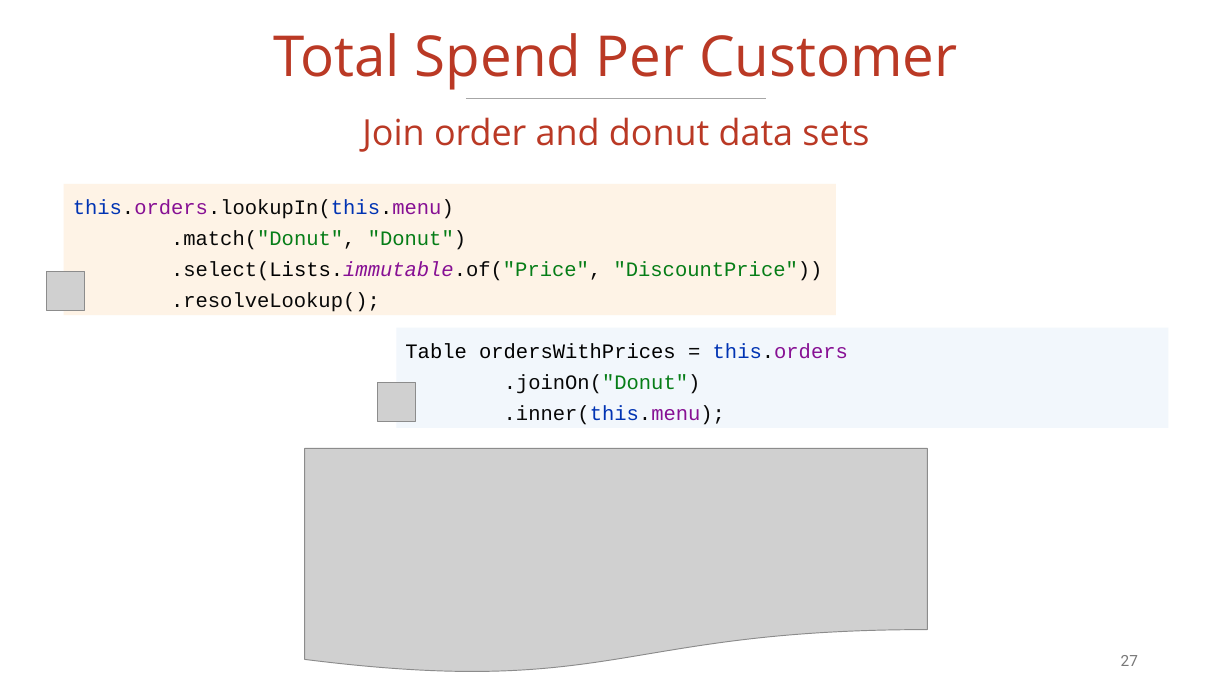
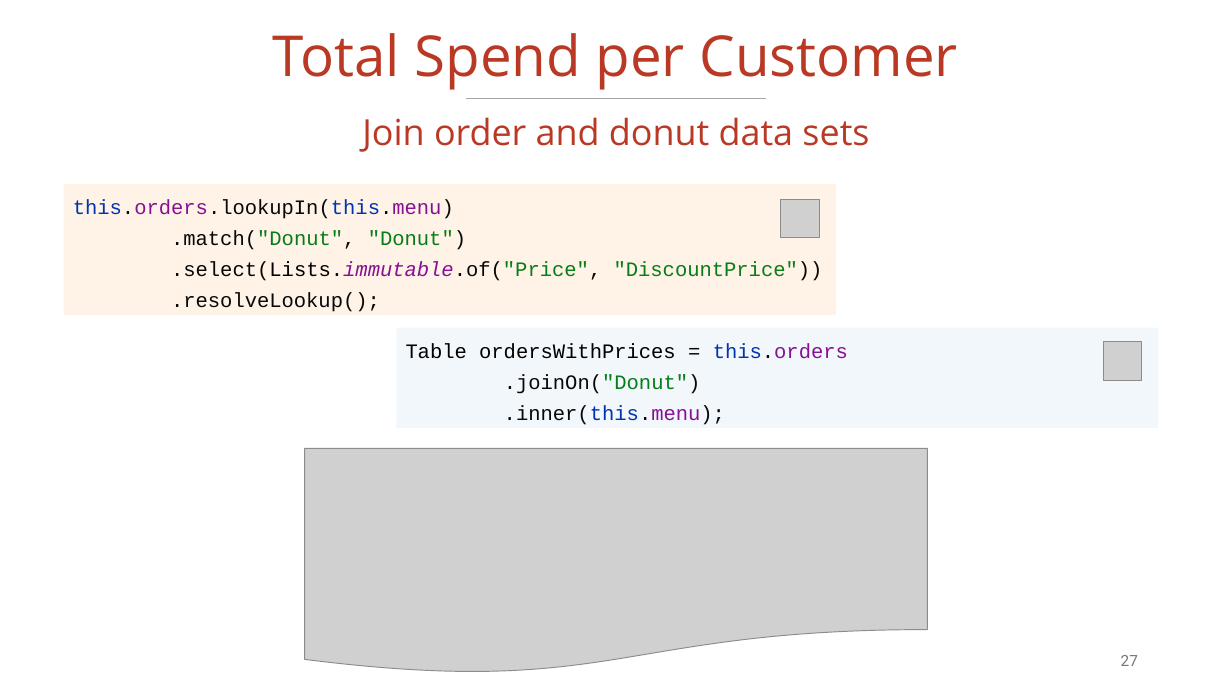
Before and after one commit to vmzakharov/missing-dataframe-talk, a slide deck: slide 27 of presentation/Missing_Dataframe_Short.pptx. Drawn at 1232x693 pixels with LibreOffice and Linux fonts; fonts in the diff are those of the drawing; grey boxes stand for pictures. Boxes give left, top, right and bottom in pixels: in the first picture for what was removed or moved away, otherwise in the second. Text is boxed around its words. In the diff, an @@ line names an element or a change of style, - is before the commit and + after.

```diff
--- a/presentation/Missing_Dataframe_Short.pptx
+++ b/presentation/Missing_Dataframe_Short.pptx
@@ title at [273,33,957,90]: text changed @@
-Total Spend Per Customer
+Total Spend per Customer
@@ picture: place and size @@
-picture at [46,272,85,311]
+picture at [781,199,820,238]
@@ rectangle "Table ordersWithPrices = this.orders .joinOn("Donut") ...": place and size @@
-rectangle "Table ordersWithPrices = this.orders .joinOn("Donut") ..." at [396,328,1169,429]
+rectangle "Table ordersWithPrices = this.orders .joinOn("Donut") ..." at [396,328,1158,429]
@@ picture: place and size @@
-picture at [377,383,416,421]
+picture at [1104,342,1142,381]
```
Also in this commit, not shown: 16 other slides changed, 1 slide removed, 1 other file.
